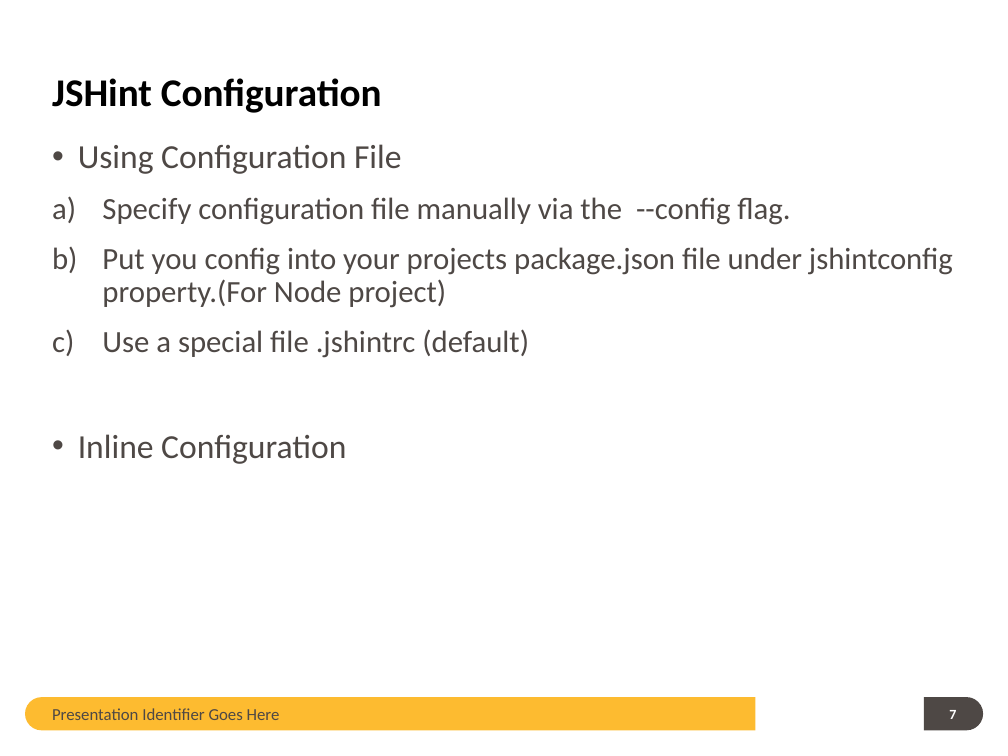
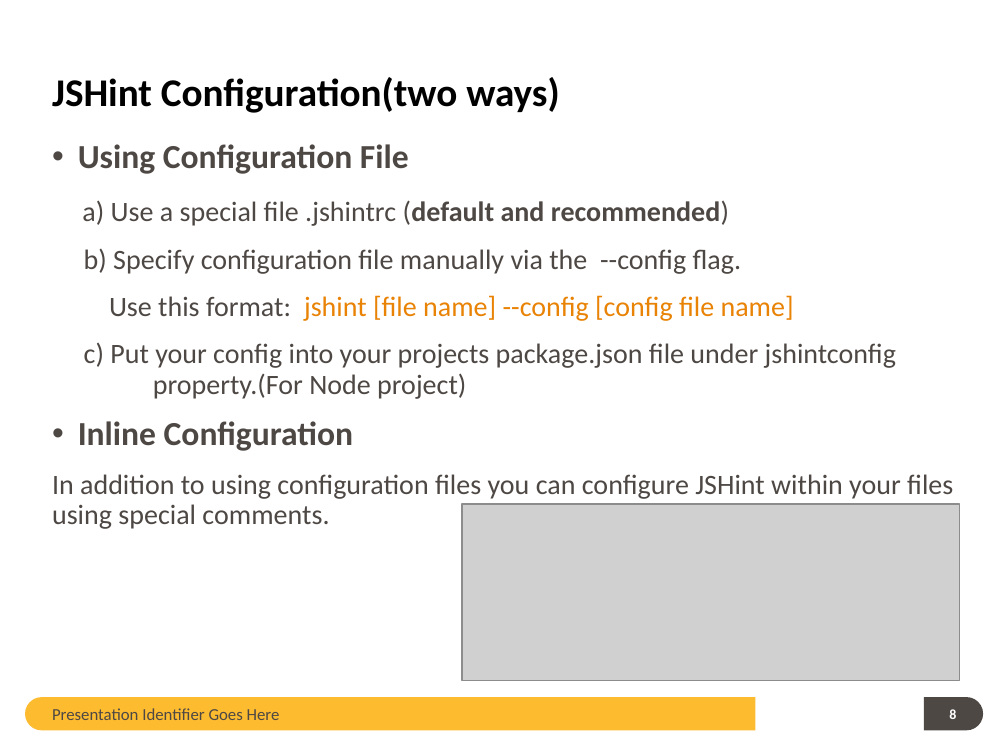
Before and after one commit to guangweiqiao/EIMS, a slide deck: slide 8 of EIMS/doc/JSHint TOI.pptx (slide 7 before the commit). Drawn at 1008x756 pixels with LibreOffice and Linux fonts; fonts in the diff are those of the drawing; grey boxes stand for pictures; background and template pictures are left out. Boxes give left, top, right and bottom in pixels: in the first picture for what was removed or moved away, otherwise in the second. Text is boxed around its words. In the diff, an @@ line names an element or a change of style, - is before the commit and + after.

```diff
--- a/EIMS/doc/JSHint TOI.pptx
+++ b/EIMS/doc/JSHint TOI.pptx
@@ title at (x1=52, y1=77, x2=559, y2=113): text changed @@
-JSHint Configuration
+JSHint Configuration(two ways)
@@ text at (x1=78, y1=144, x2=409, y2=451): bold on in "Using Configuration File", "Inline Configuration" @@
@@ text at (x1=82, y1=200, x2=896, y2=399): text changed; size 22 to 20 pt @@
-a) Specify configuration file manually via the --config flag.
-b) Put you config into your projects package.json file under jshintconfig property.(For Node project)
-c) Use a special file .jshintrc (default)
+a) Use a special file .jshintrc (default and recommended)
+b) Specify configuration file manually via the --config flag.
+Use this format: jshint [file name] --config [config file name]
+c) Put your config into your projects package.json file under jshintconfig property.(For Node project)
@@ text at (x1=52, y1=474, x2=953, y2=529): paragraph added @@
+In addition to using configuration files you can configure JSHint within your files using special comments.
@@ picture added at (x1=462, y1=504, x2=960, y2=680) @@
@@ page number at (x1=949, y1=709, x2=956, y2=719): text changed @@
-7
+8
```
Also in this commit, not shown: 13 other slides changed, 1 slide removed.
